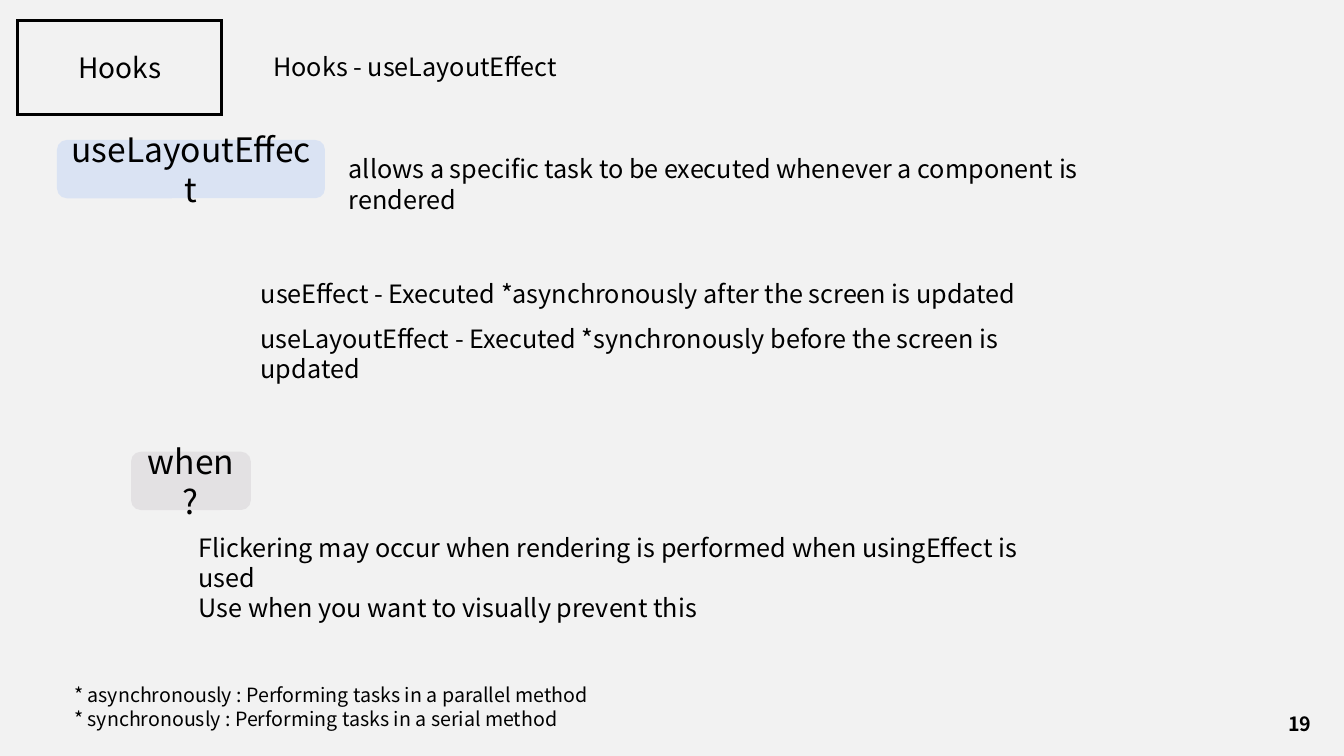
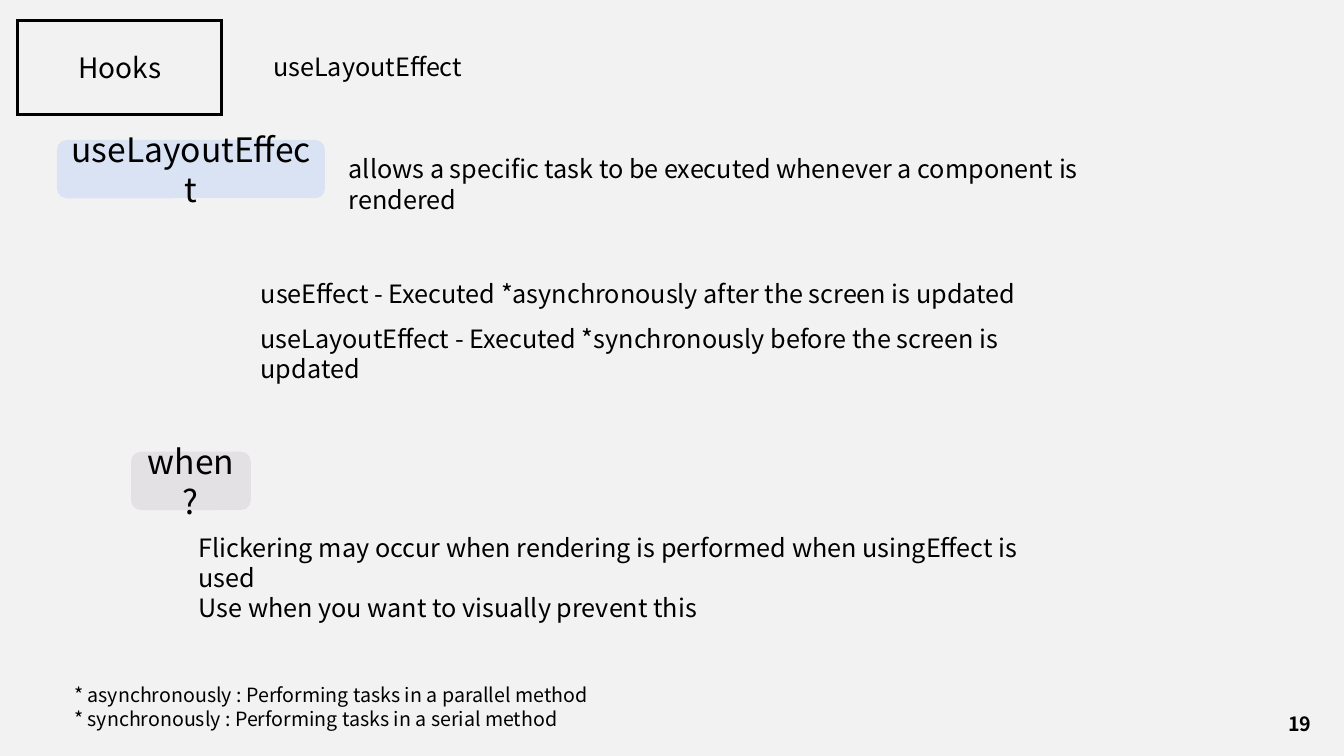
Before and after one commit to J3SUNG/Seminar, a slide deck: slide 19 of 210228_React_Hooks.pptx. Drawn at 1344x756 pixels with LibreOffice and Linux fonts; fonts in the diff are those of the drawing. Boxes give left, top, right and bottom in pixels: in the first picture for what was removed or moved away, otherwise in the second. Text is boxed around its words. In the diff, an @@ line names an element or a change of style, - is before the commit and + after.

```diff
--- a/210228_React_Hooks.pptx
+++ b/210228_React_Hooks.pptx
@@ text at bbox=[273, 55, 462, 82]: text changed @@
-Hooks - useLayoutEffect
+useLayoutEffect
```
Also in this commit, not shown: 24 other slides changed.
